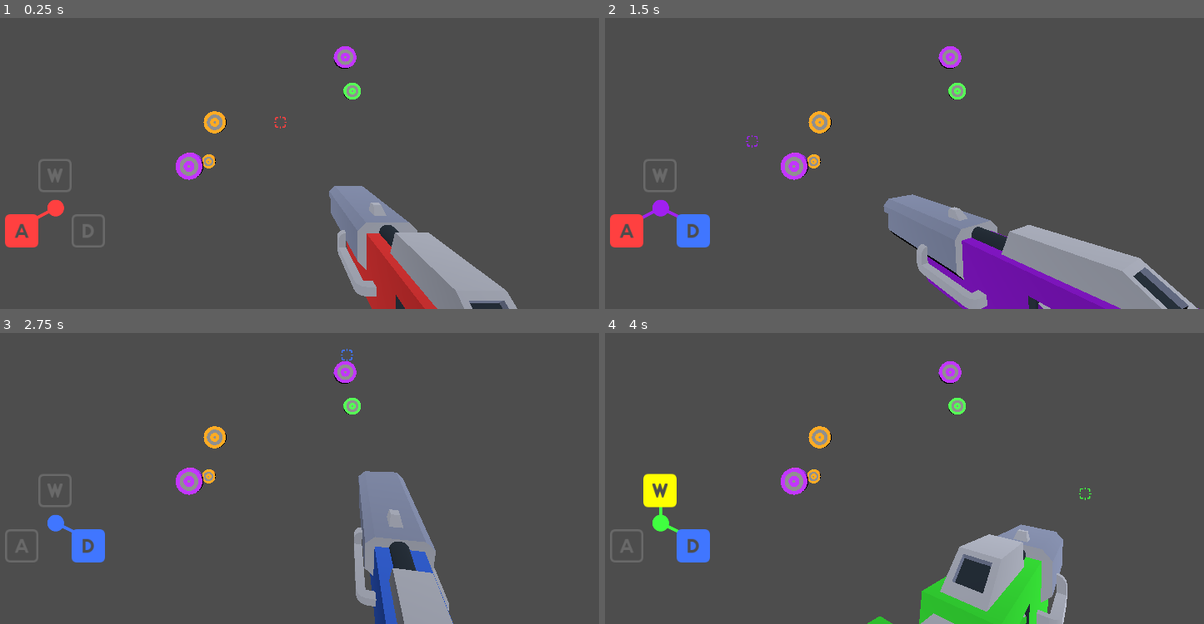
Above: before the commit, frames 1-4 (two rows, left to right).
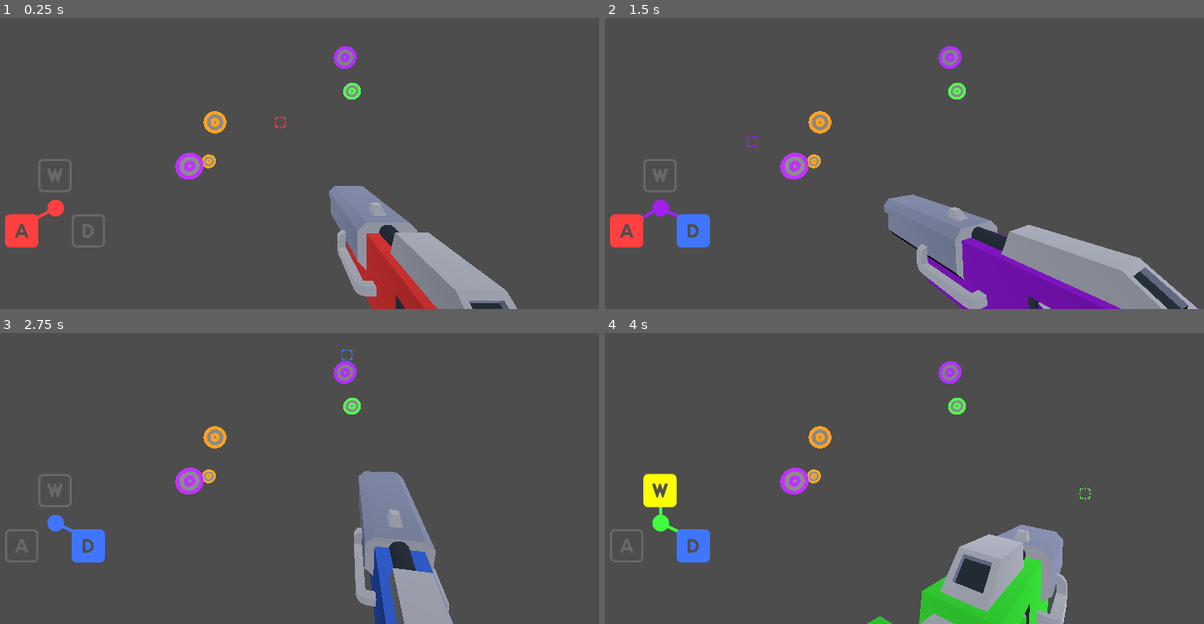
Above: after the commit, the same moments.

Repository: sundowns/primary-connection
Game: Godot game, scene res://Game.tscn
The game is run twice, just before and just after one commit, with the same random seed, the same clock (stepped at 60 frames per second) and the same inputs.
Inputs (mouse positions are in pixels of both pictures, inside the frame that each line leads up to):
- Up to frame 1 (0.25 s): no input
- Up to frame 2 (1.5 s): tap Enter at 0.5 s; move the mouse to (1030, 102) at 0.52 s; press the mouse at (1030, 102) at 0.53 s; tap Space at 1.25 s; move the mouse to (748, 140) at 1.27 s; release the mouse at (748, 140) at 1.28 s; tap D (toggle_blue) at 1.35 s
- Up to frame 3 (2.75 s): tap Enter at 2 s; move the mouse to (347, 353) at 2.02 s; hold A (toggle_red) from 2.03 s (still down)
- Up to frame 4 (4 s): tap Space at 2.75 s; move the mouse to (850, 510) at 2.77 s; release A (toggle_red) at 2.78 s; tap W (toggle_yellow) at 2.85 s; tap Enter at 3.5 s; move the mouse to (1084, 493) at 3.52 s; press the mouse at (1084, 493) at 3.53 s

The runs differ from the first frame. In frame 1, 0.1% of the frame differs, in the area x 29-61%, y 10-56%; in frame 2, 0.1%; in frame 3, 0.1%; in frame 4, 0.1%.

Commit message:
targets look at player

Diff:
--- a/Game.gd
+++ b/Game.gd
@@ -14,6 +14,10 @@
 func _input(event: InputEvent):
 	if event.is_action_pressed("fire"):
 		player.fire_at_point_on_screen(get_viewport().get_mouse_position())
+
+func _process(_delta: float) -> void:
+	for target in target_anchor.get_children():
+		target.look_at(player.global_position)
 
 func _on_spawn_targets_interval_timeout():
 	var current_target_count: int = target_anchor.get_child_count()
